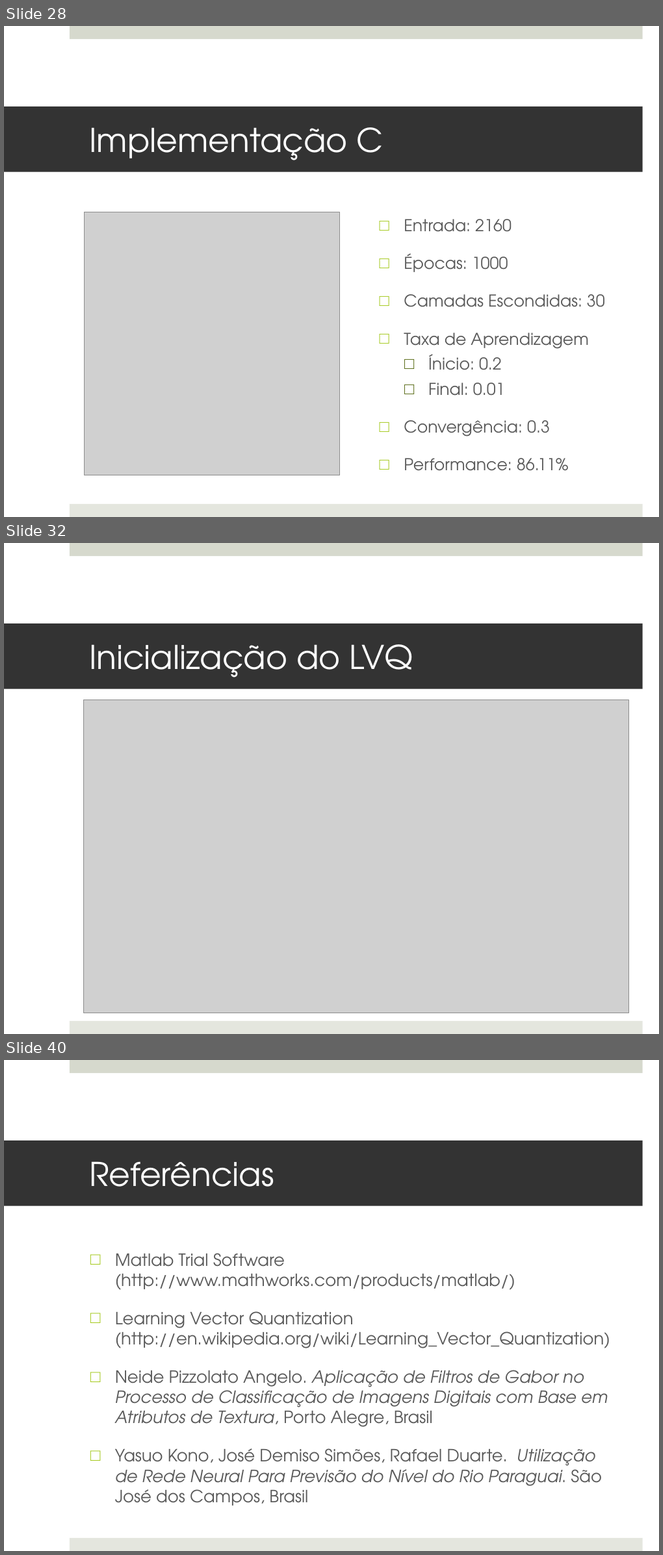
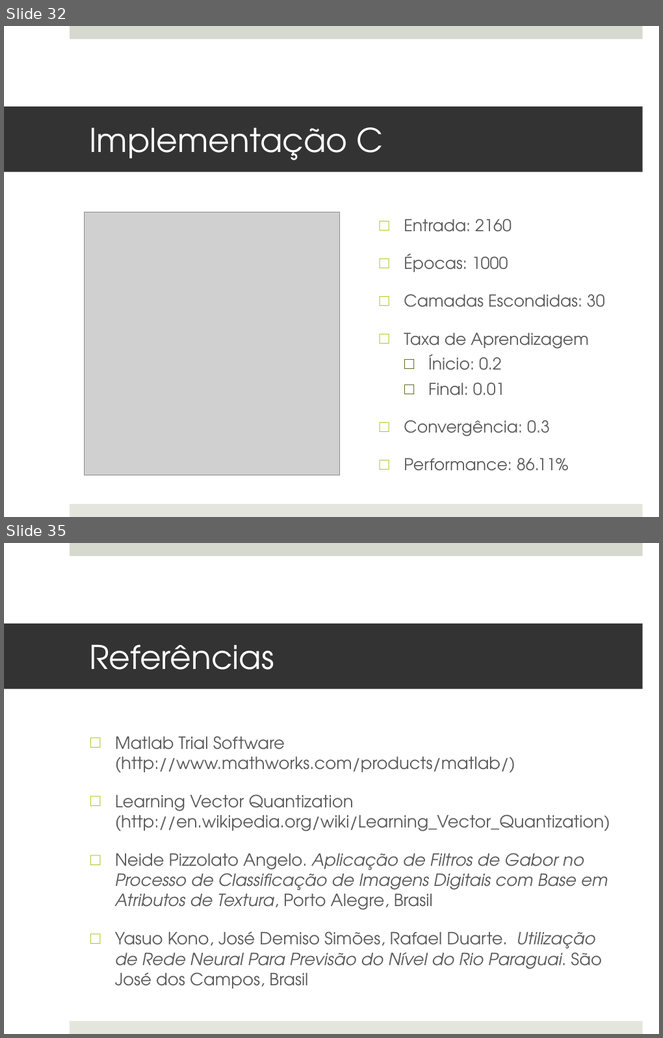
Before and after one commit to MarioBajr/Redes-Neurais, a slide deck: projeto PI.pptx. Shown one above the other, each under a label of ours: slides 28, 32 and 40 before the commit, slides 32 and 35 after it; the slides between them are not shown. The pictures are 663x1555 and 663x1038 pixels, drawn with LibreOffice and Linux fonts; fonts in the diff are those of the drawing; grey boxes stand for pictures. Boxes give left, top, right and bottom in pixels: in the first picture for what was removed or moved away, otherwise in the second. Text is boxed around its words. In the diff, an @@ line names an element or a change of style, - is before the commit and + after.

```diff
--- a/projeto PI.pptx
+++ b/projeto PI.pptx
@@ slide 32 removed at [4, 543, 659, 1034], background #FFFFFF; not listed: 2 template elements that a slide beside it also shows @@
@@ title removed at [4, 624, 643, 689] @@
-Inicialização do LVQ
@@ picture removed at [84, 700, 629, 1014] @@
@@ what was slide 28 is now slide 32 @@
@@ what was slide 40 is now slide 35 @@
```
Also in this commit, not shown: 7 slides changed, 4 slides added, 8 other slides removed.
